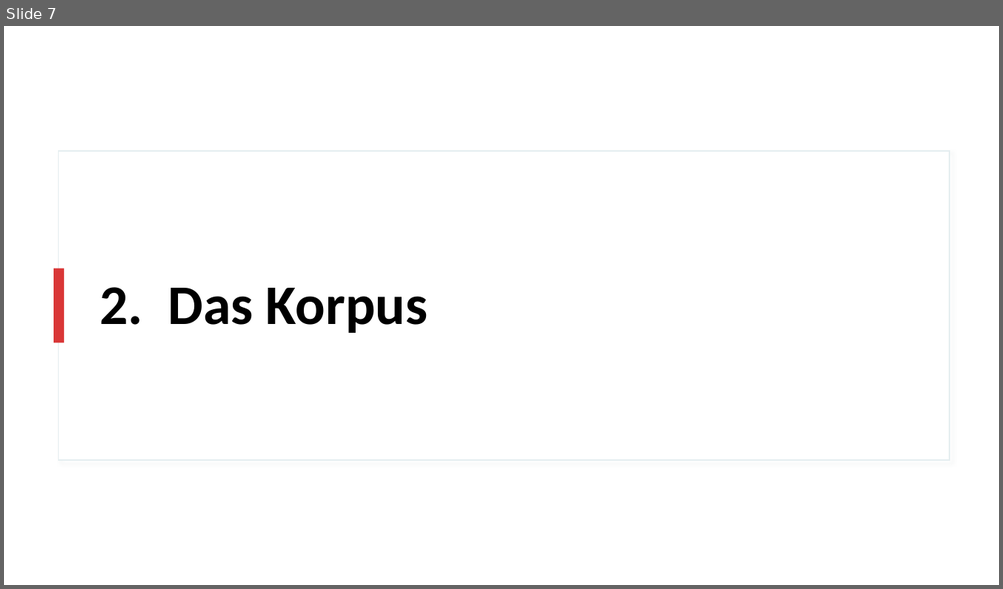
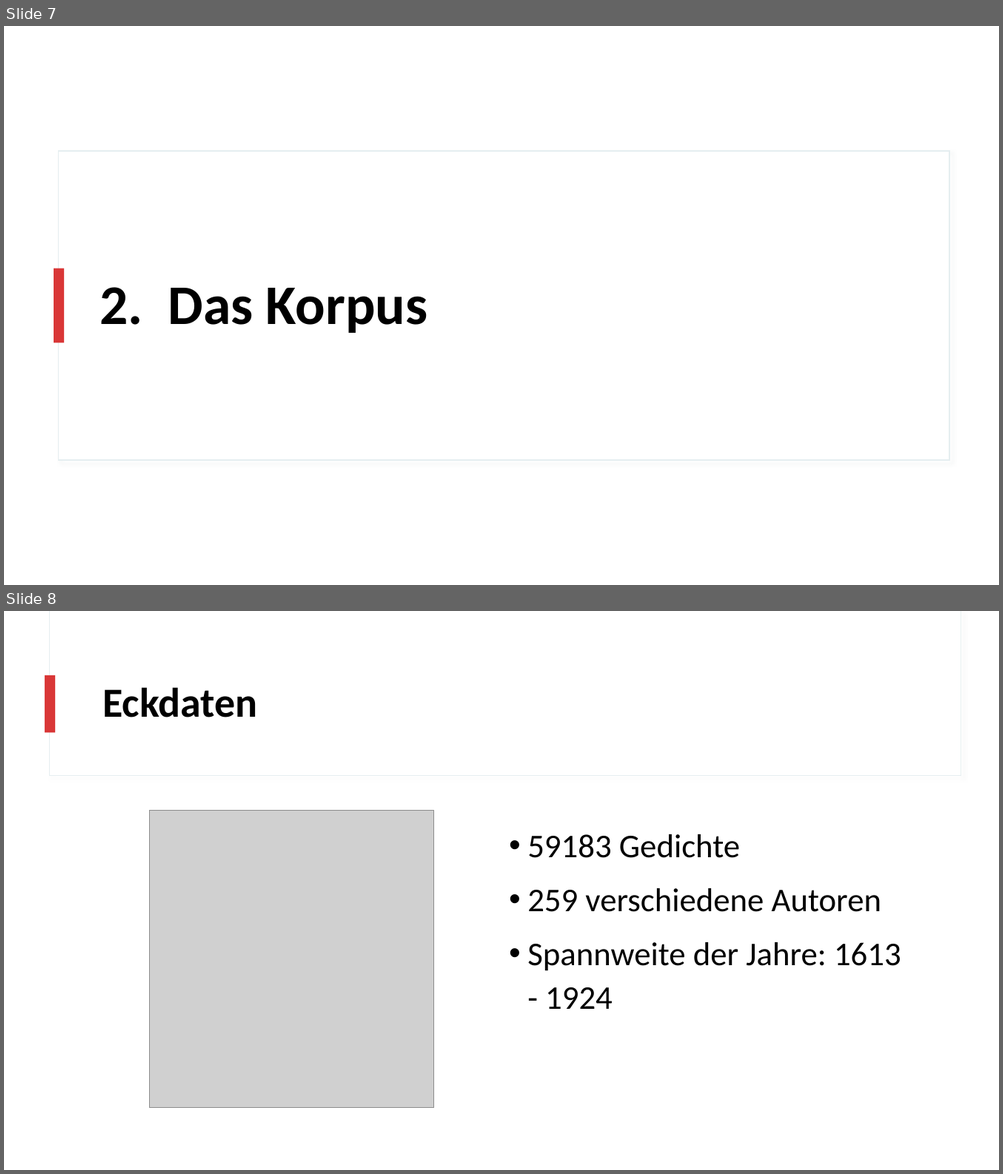
Before and after one commit to realjanpaulus/clusterpoems, a slide deck: presentation/clustering_presentation.pptx. Shown one above the other, each under a label of ours: slide 7 before the commit, slides 7 and 8 after it. The pictures are 1003x589 and 1003x1174 pixels, drawn with LibreOffice and Linux fonts; fonts in the diff are those of the drawing; grey boxes stand for pictures. Boxes give left, top, right and bottom in pixels: in the first picture for what was removed or moved away, otherwise in the second. Text is boxed around its words. In the diff, an @@ line names an element or a change of style, - is before the commit and + after.

```diff
--- a/presentation/clustering_presentation.pptx
+++ b/presentation/clustering_presentation.pptx
@@ slide 8 added at <box>4,611,999,1170</box>, background #FFFFFF @@
@@ rectangle added at <box>50,611,961,776</box>, fill #FFFFFF, outline #E5EEF0 0.75 pt @@
@@ rectangle added at <box>51,611,961,775</box>, fill #FFFFFF @@
@@ rectangle added at <box>45,675,56,732</box>, fill #D93737 @@
@@ title added at <box>102,687,258,718</box>, 40 pt, text #000000, bold @@
+Eckdaten
@@ picture added at <box>150,810,434,1108</box> @@
@@ text added at <box>527,834,901,1009</box>, 32 pt, text #000000 @@
+• 59183 Gedichte
+• 259 verschiedene Autoren
+• Spannweite der Jahre: 1613 - 1924
```
Also in this commit, not shown: 4 slides changed, 7 other slides added, 3 slides removed, 38 other files.
